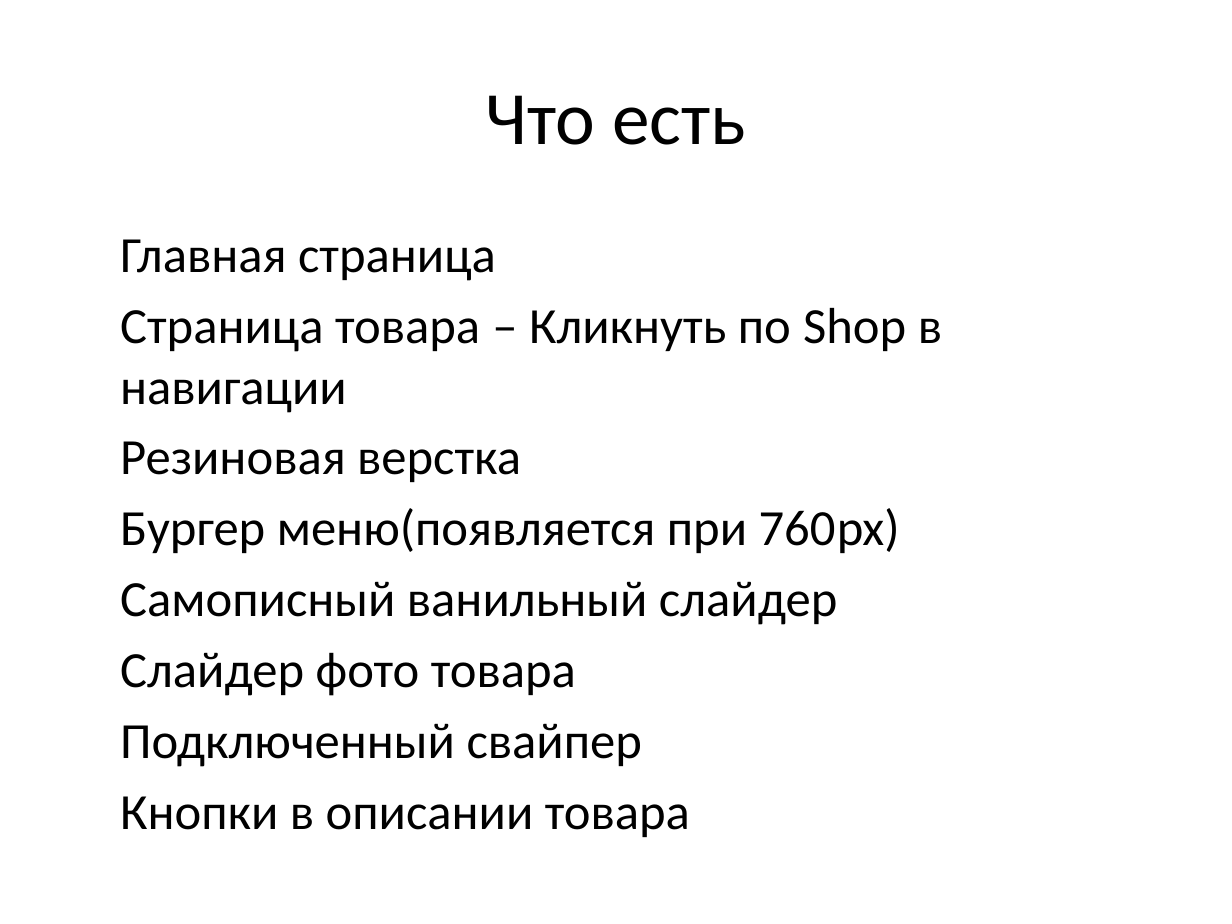
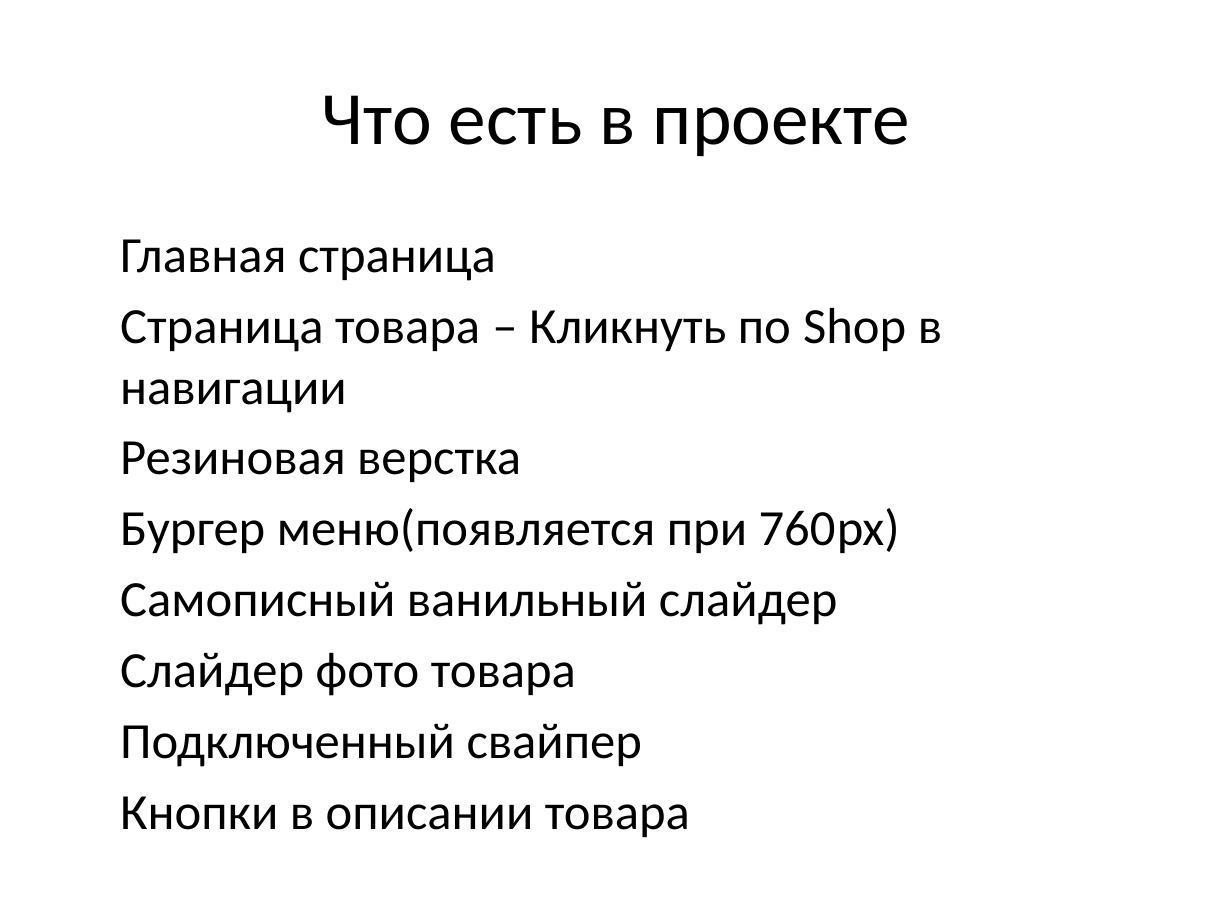
Before and after one commit to phello57/GreenShop, a slide deck: slide 2 of Презентация.pptx. Drawn at 1232x924 pixels with LibreOffice and Linux fonts; fonts in the diff are those of the drawing. Boxes give left, top, right and bottom in pixels: in the first picture for what was removed or moved away, otherwise in the second. Text is boxed around its words. In the diff, an @@ line names an element or a change of style, - is before the commit and + after.

```diff
--- a/Презентация.pptx
+++ b/Презентация.pptx
@@ title at [322, 95, 910, 156]: text changed @@
-Что есть
+Что есть в проекте
```
